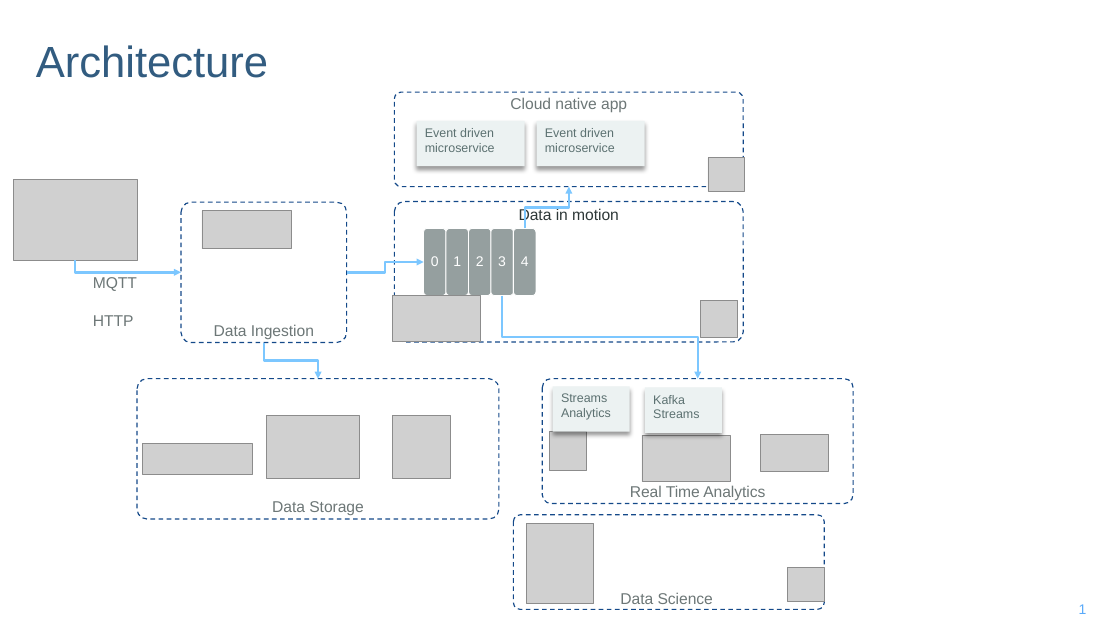
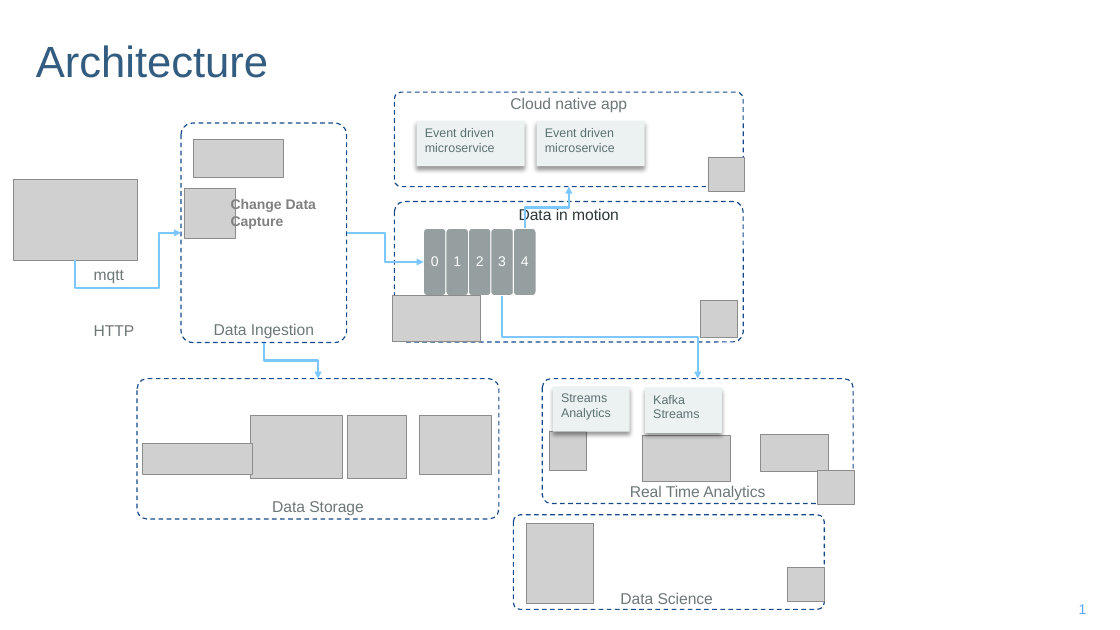
Before and after one commit to ibm-cloud-architecture/refarch-reefer-ml, a slide deck: slide 1 of docs/diagrams.pptx. Drawn at 1120x630 pixels with LibreOffice and Linux fonts; fonts in the diff are those of the drawing; grey boxes stand for pictures; background and template pictures are left out. Boxes give left, top, right and bottom in pixels: in the first picture for what was removed or moved away, otherwise in the second. Text is boxed around its words. In the diff, an @@ line names an element or a change of style, - is before the commit and + after.

```diff
--- a/docs/diagrams.pptx
+++ b/docs/diagrams.pptx
@@ rounded rectangle "Data Ingestion" resized from (x1=181, y1=202, x2=347, y2=343) to (x1=181, y1=124, x2=347, y2=343) @@
@@ picture moved from (x1=202, y1=211, x2=292, y2=249) to (x1=194, y1=139, x2=283, y2=177) @@
@@ picture added at (x1=185, y1=188, x2=235, y2=239) @@
@@ text added at (x1=231, y1=198, x2=316, y2=229), 12 pt, text #808080, bold @@
+Change Data Capture
@@ elbow arrow moved from (76, 260) - (181, 272) to (76, 260) - (181, 233) @@
@@ elbow arrow moved from (347, 272) - (423, 262) to (347, 233) - (423, 262) @@
@@ text "mqtt" moved from (x1=93, y1=277, x2=137, y2=326) to (x1=94, y1=270, x2=135, y2=336) @@
@@ text at (x1=94, y1=270, x2=124, y2=283): text changed @@
-MQTT
+mqtt
@@ picture moved from (x1=267, y1=416, x2=360, y2=478) to (x1=250, y1=416, x2=344, y2=478) @@
@@ picture moved from (x1=392, y1=416, x2=451, y2=478) to (x1=347, y1=416, x2=406, y2=478) @@
@@ picture added at (x1=419, y1=416, x2=491, y2=475) @@
@@ picture added at (x1=818, y1=471, x2=854, y2=504) @@
```
Also in this commit, not shown: 2 other slides changed, 11 other files.
